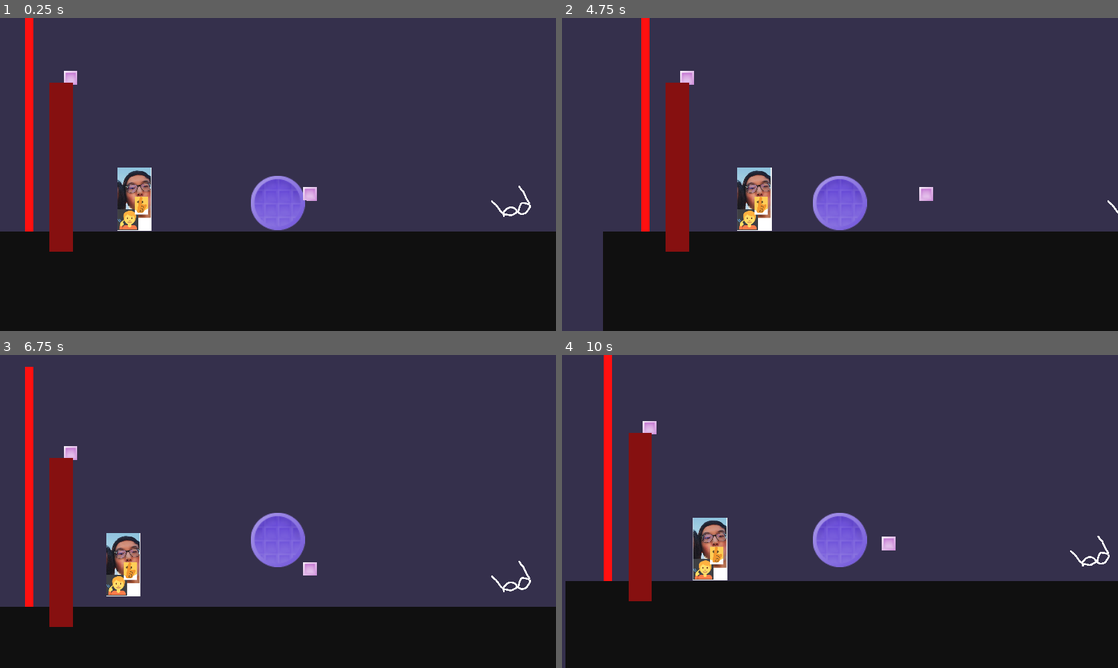
Above: before the commit, frames 1-4 (two rows, left to right).
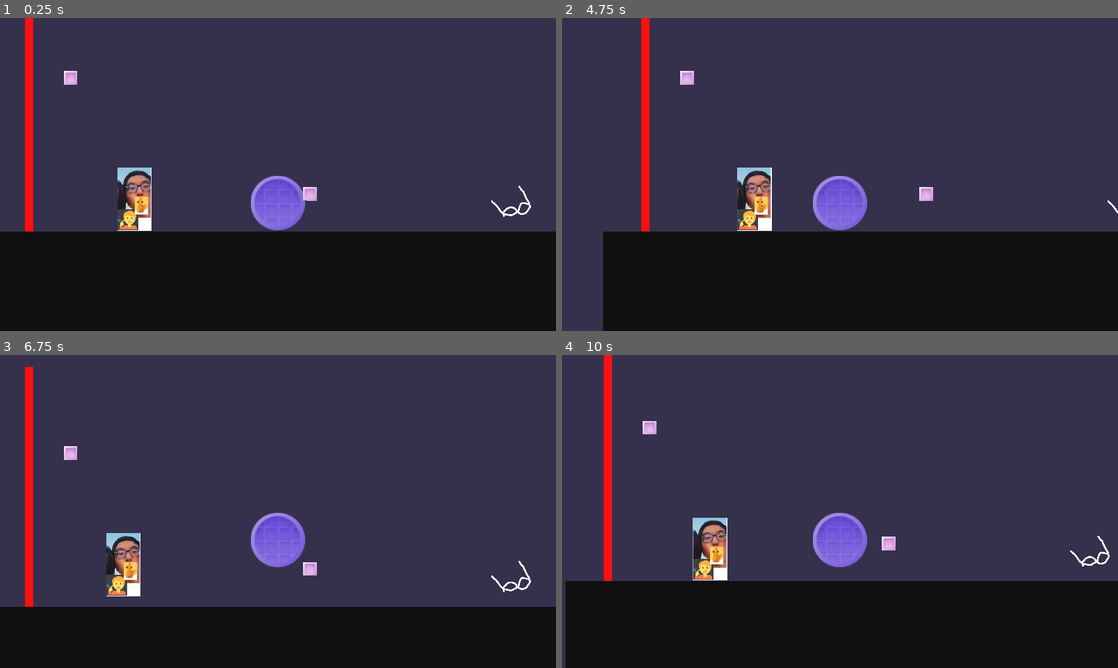
Above: after the commit, the same moments.

Repository: KaratePikachu/JamfestFall2024
Game: Godot game, scene res://Level/test_open_world.tscn
Two runs of this game, one before a commit and one after it. Both use one fixed random seed, a clock stepped at 60 frames per second and the inputs below.
Inputs:
- Up to frame 1 (0.25 s): no input
- Up to frame 2 (4.75 s): hold 5 (equip_drone) 0.53-1.28 s; hold D (move_right) 0.53-2.03 s; tap Space (jump) at 0.77, 1.52, 3.02, 3.77, 4.52 s; tap 3 (equip_infared) at 1.35 s; hold A (move_left) 2.03-2.78 s; hold 8 (equip_kaleidoscope) 2.03-2.78 s; hold D (move_right) 2.78-4.28 s; tap 6 (equip_lidar) at 2.85 s; hold 9 (equip_monocle) 3.53-4.28 s; hold A (move_left) from 4.28 s (still down); tap 7 (equip_normal) at 4.35 s
- Up to frame 3 (6.75 s): release A (move_left) at 5.03 s; hold D (move_right) 5.03-5.78 s; hold 4 (equip_smart) 5.03-5.78 s; hold A (move_left) from 5.78 s (still down); tap 2 (equip_sunglasses) at 5.85 s; tap Space (jump) at 6.02 s; tap E (interact) at 6.6 s
- Up to frame 4 (10 s): tap Space (jump) at 6.77, 7.52, 9.02, 9.77 s; release A (move_left) at 7.28 s; hold D (move_right) 7.28-9.53 s; tap 1 (unequip) at 7.35 s; hold 5 (equip_drone) 8.03-8.78 s; tap 3 (equip_infared) at 8.85 s; hold A (move_left) from 9.53 s (still down); hold 8 (equip_kaleidoscope) from 9.53 s (still down)

The runs differ from the first frame. In frame 1, 2.3% of the frame differs, in the area x 8-14%, y 20-75%; in frame 2, 2.3%; in frame 3, 2.3%; in frame 4, 2.2%.

Commit message:
laser forgotten features

Diff:
--- a/Enviorment/Laser/Laser.tscn
+++ b/Enviorment/Laser/Laser.tscn
@@ -10,16 +10,15 @@
 collision_mask = 255
 script = ExtResource("1_cjqm3")
 
+[node name="ColorRect" type="ColorRect" parent="."]
+visible = false
+offset_right = 40.0
+offset_bottom = 40.0
+color = Color(0.492082, 8.36272e-07, 3.36915e-07, 1)
+
 [node name="Shape" type="CollisionShape2D" parent="."]
 position = Vector2(20.5, 20)
 shape = SubResource("RectangleShape2D_ghtnr")
-
-[node name="ColorRect" type="ColorRect" parent="Shape"]
-offset_left = -20.5
-offset_top = -20.0
-offset_right = 19.5
-offset_bottom = 20.0
-color = Color(0.492082, 8.36272e-07, 3.36915e-07, 1)
 
 [node name="Timer" type="Timer" parent="."]
 autostart = true
--- a/Enviorment/Laser/laser.gd
+++ b/Enviorment/Laser/laser.gd
@@ -4,6 +4,7 @@
 
 # Called when the node enters the scene tree for the first time.
 func _ready() -> void:
+	Player.instance.glasses_changed.connect(_on_glasses_change)
 	$Timer.wait_time = loop_time
 
 func _on_body_entered(body: Node2D) -> void:
@@ -11,11 +12,17 @@
 	if body is Player:
 		body.set_global_position(Vector2(0,0))
 
+func _on_glasses_change(old_glasses: int, new_glasses: int) -> void:
+	if(new_glasses == Player.Glasses.INFARED or Player.Glasses.NORMAL):
+		$ColorRect.visible = true
+	else:
+		$ColorRect.visible = false
+
 
 func _on_timer_timeout() -> void:
 	$Shape.set_deferred("disabled", !$Shape.disabled)
 
 	if $Shape.disabled:
-		$Shape/ColorRect.self_modulate.a = 1
+		$ColorRect.self_modulate.a = 1
 	else:
-		$Shape/ColorRect.self_modulate.a = 0.2
+		$ColorRect.self_modulate.a = 0.2
